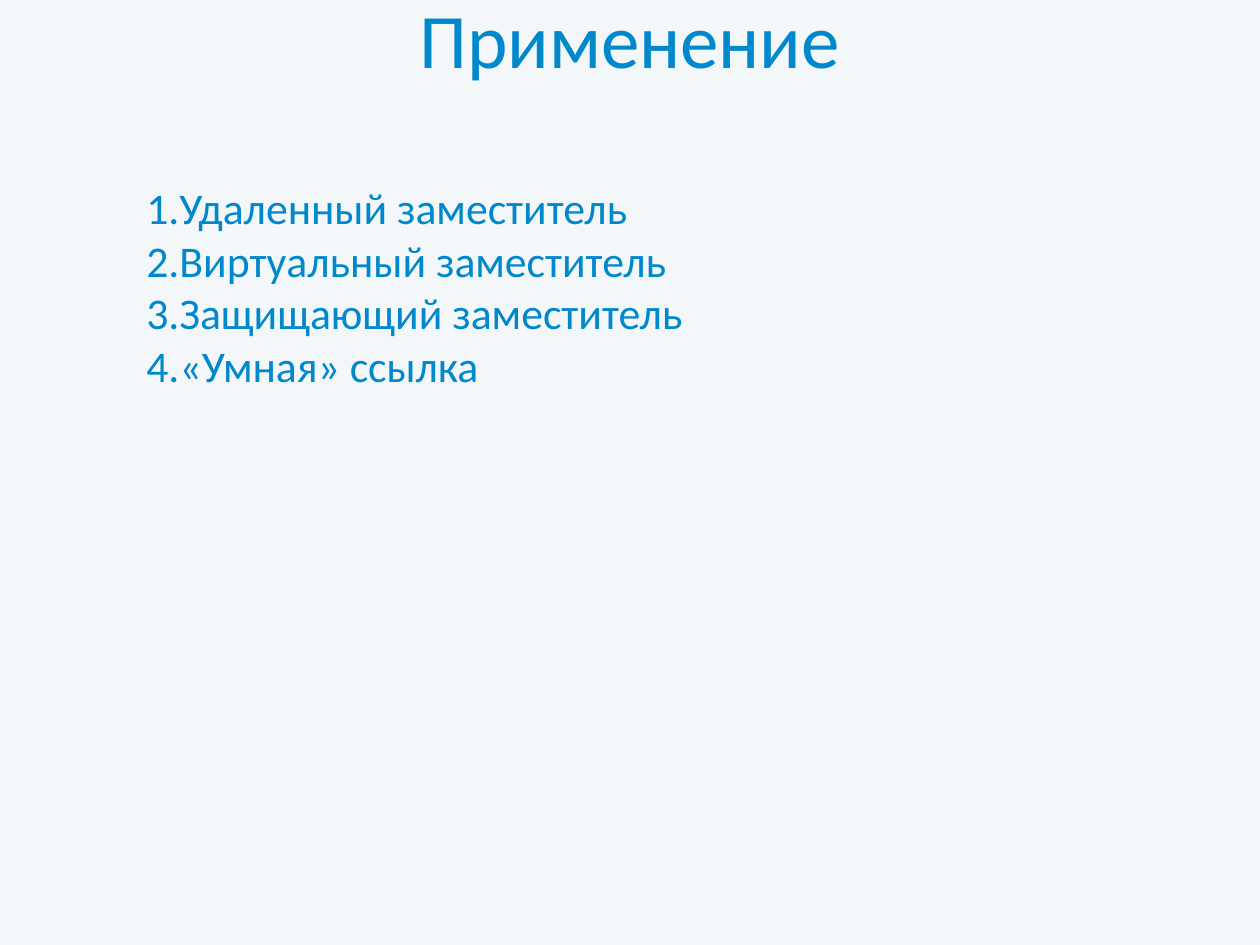
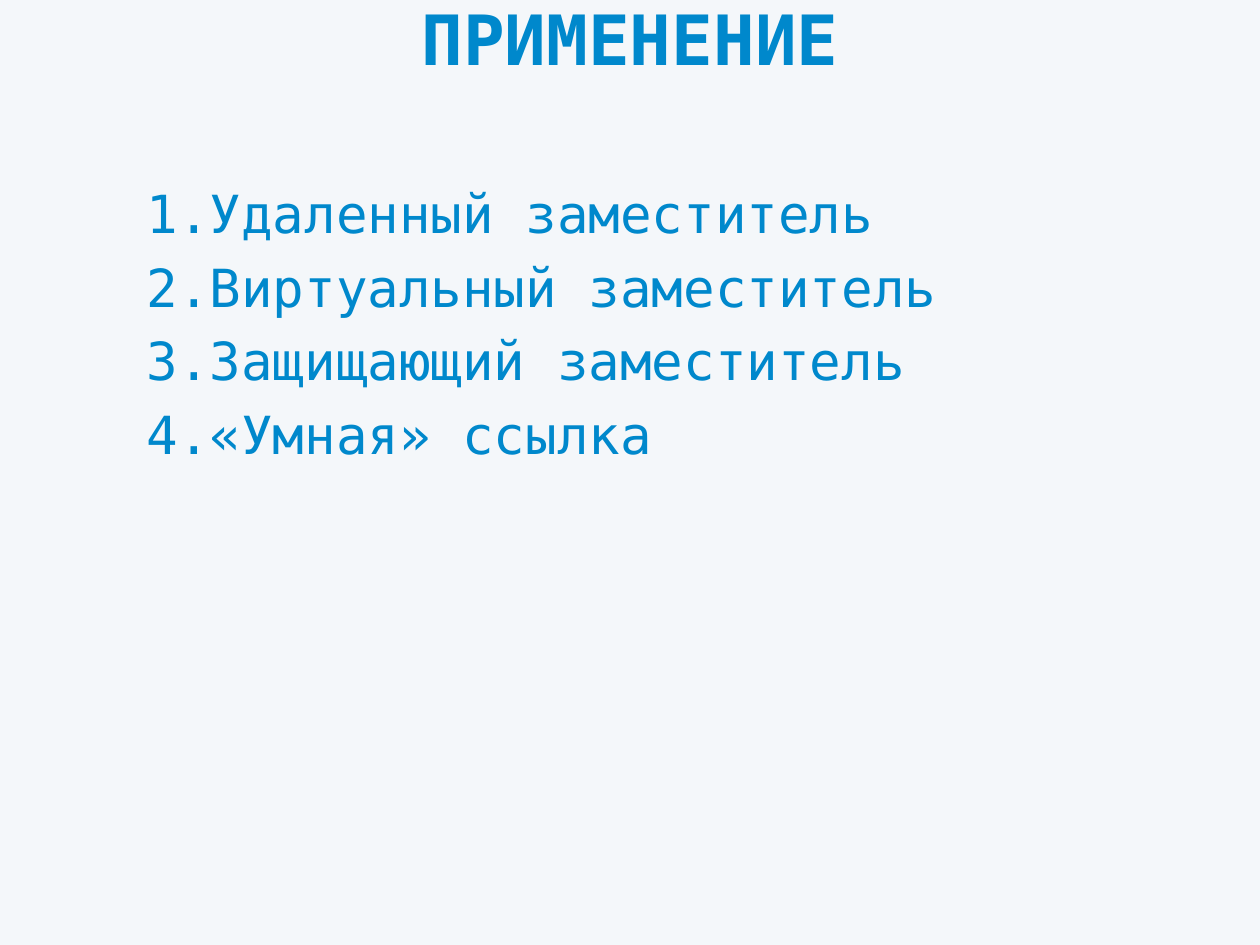
Before and after one commit to dipiash/proxy_pattern, a slide deck: slide 4 of Presentation.pptx (slide 3 before the commit). Drawn at 1260x945 pixels with LibreOffice and Linux fonts; fonts in the diff are those of the drawing. Boxes give left, top, right and bottom in pixels: in the first picture for what was removed or moved away, otherwise in the second. Text is boxed around its words. In the diff, an @@ line names an element or a change of style, - is before the commit and + after.

```diff
--- a/Presentation.pptx
+++ b/Presentation.pptx
@@ title at bbox=[421, 14, 838, 65]: text changed; size 44 to 39.6 pt; font Calibri to DejaVu Sans Mono; bold on @@
-Применение
+ПРИМЕНЕНИЕ
@@ subtitle "Удаленный заместитель" at bbox=[146, 191, 937, 455]: size 25 to 30 pt, font Calibri to DejaVu Sans Mono; indent changed; more space between paragraphs @@
```
Also in this commit, not shown: 7 other slides changed, 3 slides added.
